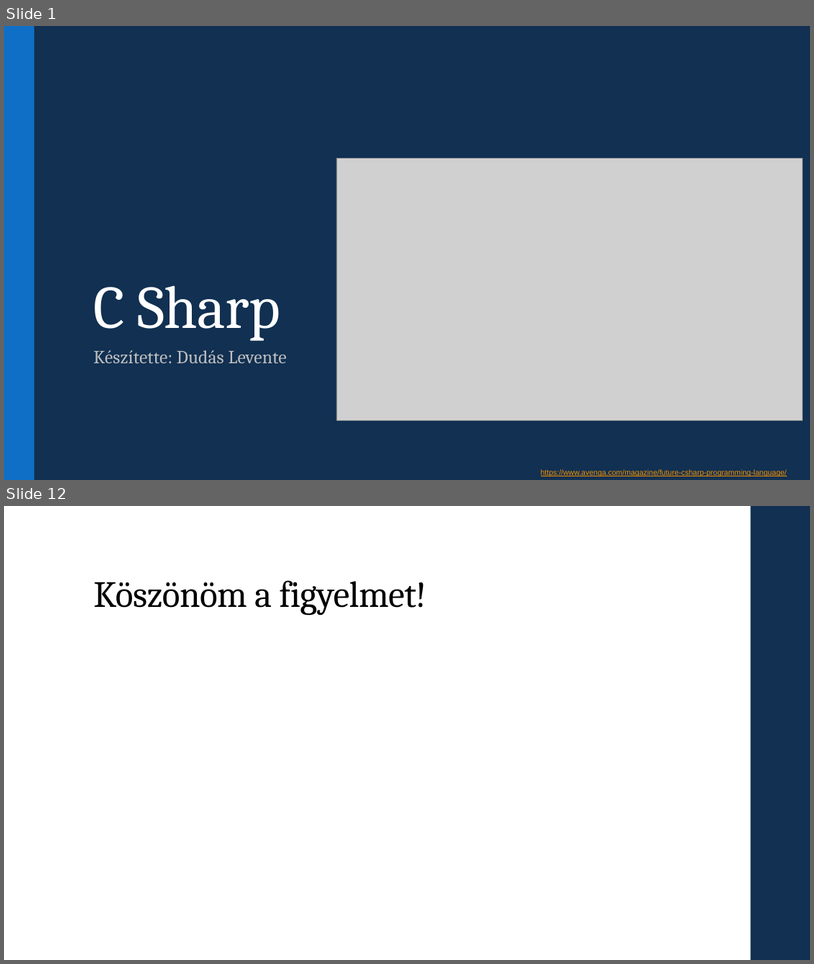
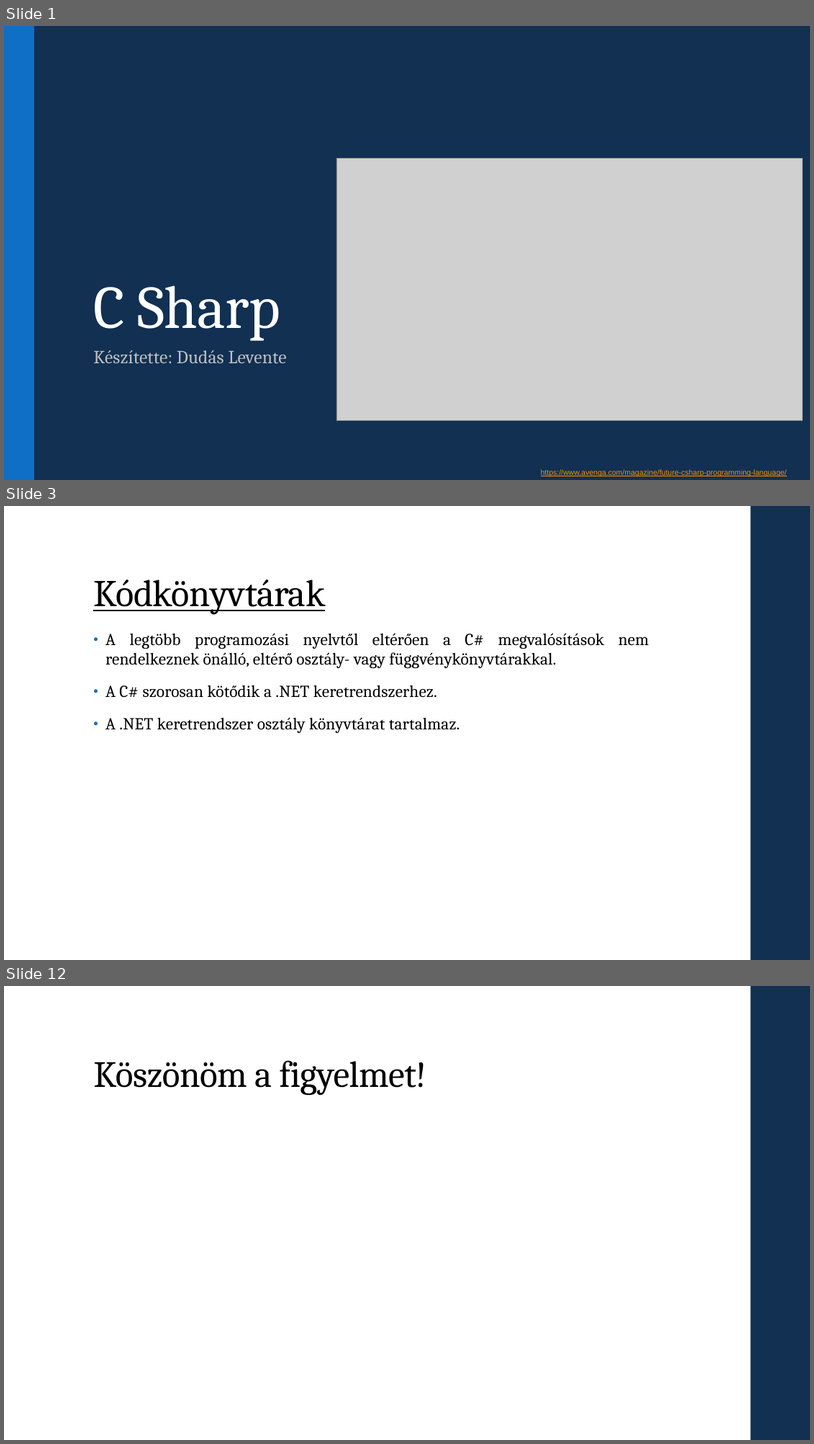
Before and after one commit to dudaslevente/Paprika, a slide deck: Beadandó.pptx. Shown one above the other, each under a label of ours: slides 1 and 12 before the commit, slides 1, 3 and 12 after it; the slides between them are not shown. The pictures are 814x964 and 814x1444 pixels, drawn with LibreOffice and Linux fonts; fonts in the diff are those of the drawing; grey boxes stand for pictures. Boxes give left, top, right and bottom in pixels: in the first picture for what was removed or moved away, otherwise in the second. Text is boxed around its words. In the diff, an @@ line names an element or a change of style, - is before the commit and + after.

```diff
--- a/Beadandó.pptx
+++ b/Beadandó.pptx
@@ slide 3 added at box(4, 506, 810, 960), background #FFFFFF; not listed: 1 template element that a slide beside it also shows @@
@@ title added at box(93, 579, 325, 615), 45 pt, text #000000, underline @@
+Kódkönyvtárak
@@ text added at box(106, 633, 650, 733), 20 pt, text #000000 @@
+• A legtöbb programozási nyelvtől eltérően a C# megvalósítások nem rendelkeznek önálló, eltérő osztály- vagy függvénykönyvtárakkal.
+• A C# szorosan kötődik a .NET keretrendszerhez.
+• A .NET keretrendszer osztály könyvtárat tartalmaz.
```
Also in this commit, not shown: 2 slides changed, 3 other slides added, 3 slides removed.
